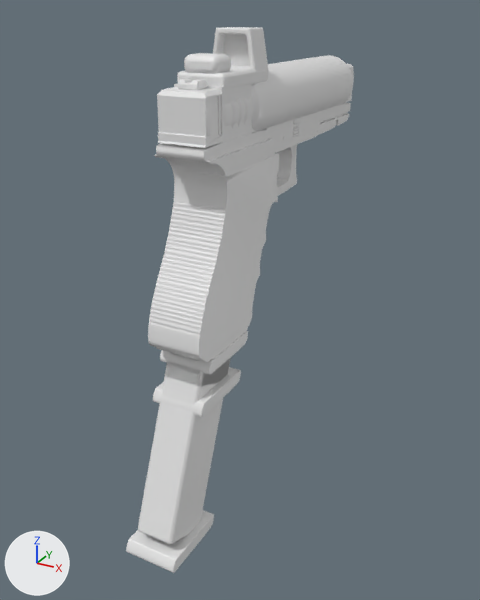
Two versions of the glTF model public/assets/models/weapons/p17.glb, one commit apart.
Before and after are seen from a 50 mm camera at (0.1695, -0.2682, 0.0751) aimed at (-0.0032, 0.0457, -0.0818). The lights are fixed; the arrows at lower left show +X, +Y and +Z. The picture after the commit comes second.

Before the edit, the objects in view are built like this:
```python
me_mesh_1 = bpy.data.meshes.new('Mesh_1')
me_mesh_1.from_pydata(...)  # 7597 vertices, 15463 faces; spans x -0.015..0.015, y -0.029..0.172, z -0.087..0.019
me_mesh_1.materials.append(mat_kit_p17)  # white #e7e7e7
me_mesh_10 = bpy.data.meshes.new('Mesh_10')
me_mesh_10.from_pydata(...)  # 984 vertices, 1952 faces; spans x -0.017..0.017, y -0.002..0.165, z 0.013..0.047
me_mesh_10.materials.append(mat_kit_p17)  # white #e7e7e7
me_mesh_8 = bpy.data.meshes.new('Mesh_8')
me_mesh_8.from_pydata(...)  # 256 vertices, 496 faces; spans x -0.013..0.013, y 0.0019..0.0469, z 0.0403..0.0663
me_mesh_8.materials.append(mat_kit_p17)  # white #e7e7e7
ob_p17_frame = bpy.data.objects.new('p17_frame', me_mesh_1)
ob_p17_frame.location = (0.0, 0.0, 0.0)
ob_p17_rmr = bpy.data.objects.new('p17_rmr', me_mesh_8)
ob_p17_rmr.location = (0.0, 0.0, 0.0)
ob_p17_supp = bpy.data.objects.new('p17_supp', me_mesh_10)
ob_p17_supp.location = (0.0, 0.0, 0.0)
# also in view: 'p17_slide' at (0.0003, 0.0787, 0.032); 'p17_mag33' at (0.0, -0.0018, -0.0836); 'p17_mag21' at (0.0, 0.0137, -0.0452); 'p17_mag17' at (0.0, 0.0179, -0.035); 'p17_comp' at (0.0, 0.014, 0.03)
```
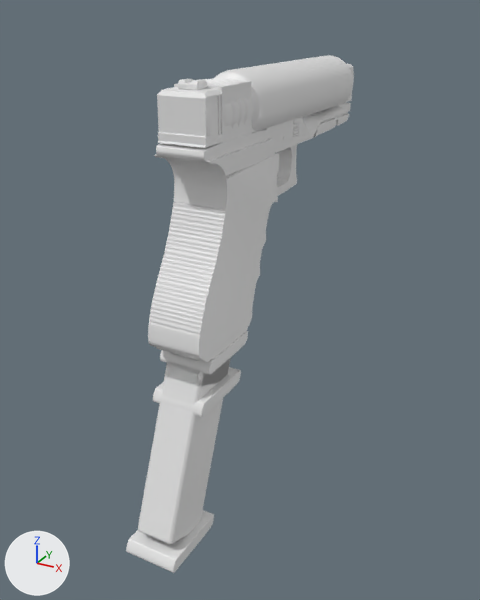
Boxes (x1, y1, x2, y2) around the edits, measured in the pictures (480 x 600 px):
'p17_rmr', deleted: before (177, 27, 268, 89)

The change in detail:
Object 'p17_rmr' (ob_p17_rmr) is deleted.
